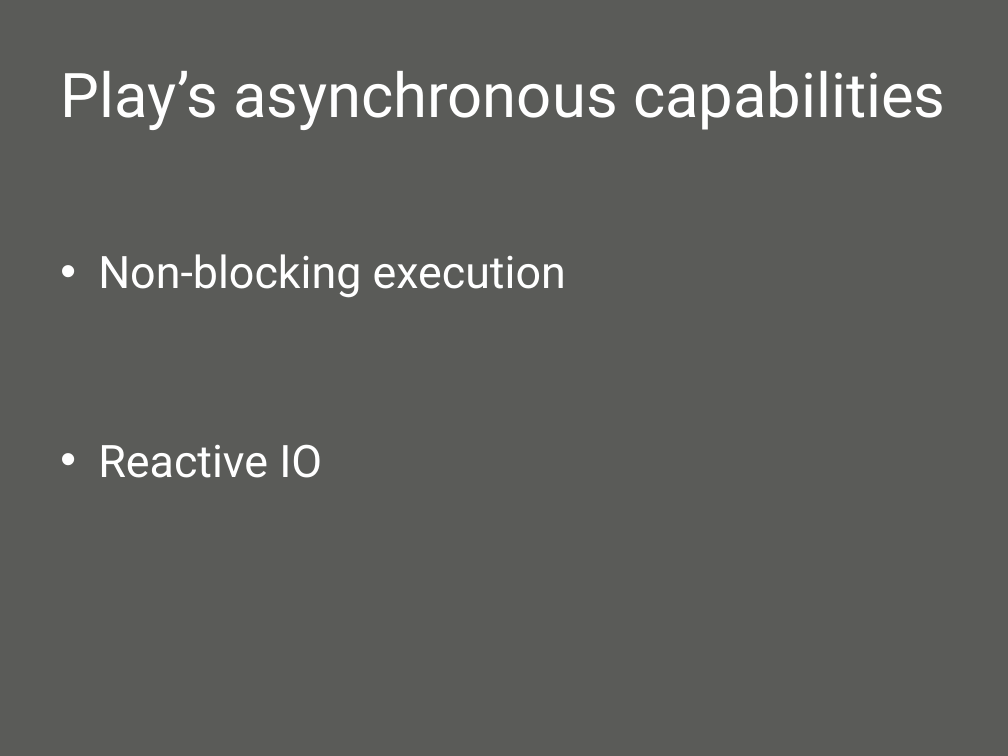
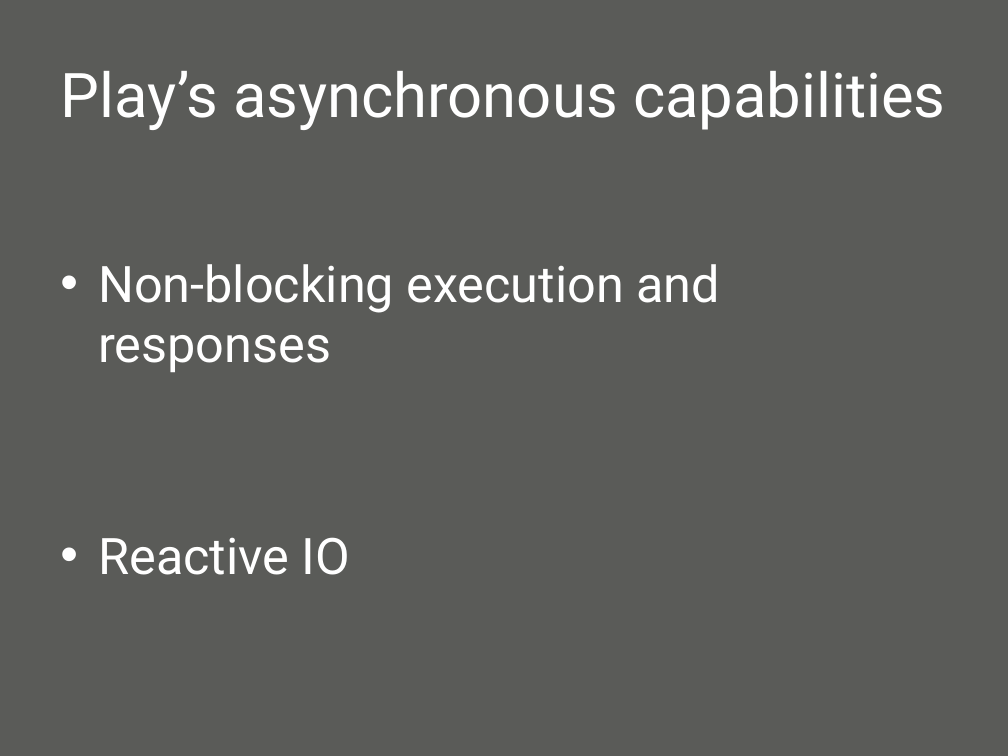
Before and after one commit to oscarrenalias/wjax-2012-play-async-apps, a slide deck: slide 9 of presentation/Asynchronous web apps with Play Framework 2.0.pptx. Drawn at 1008x756 pixels with LibreOffice and Linux fonts; fonts in the diff are those of the drawing; background and template pictures are left out. Boxes give left, top, right and bottom in pixels: in the first picture for what was removed or moved away, otherwise in the second. Text is boxed around its words. In the diff, an @@ line names an element or a change of style, - is before the commit and + after.

```diff
--- a/presentation/Asynchronous web apps with Play Framework 2.0.pptx
+++ b/presentation/Asynchronous web apps with Play Framework 2.0.pptx
@@ text at [98,264,720,372]: text changed; size 32 to 36 pt @@
-• Non-blocking execution
+• Non-blocking execution and responses
@@ text at [98,537,350,575]: size 32 to 36 pt in "Reactive IO" @@
```
Also in this commit, not shown: 6 other slides changed, 9 slides added, 1 slide removed.
